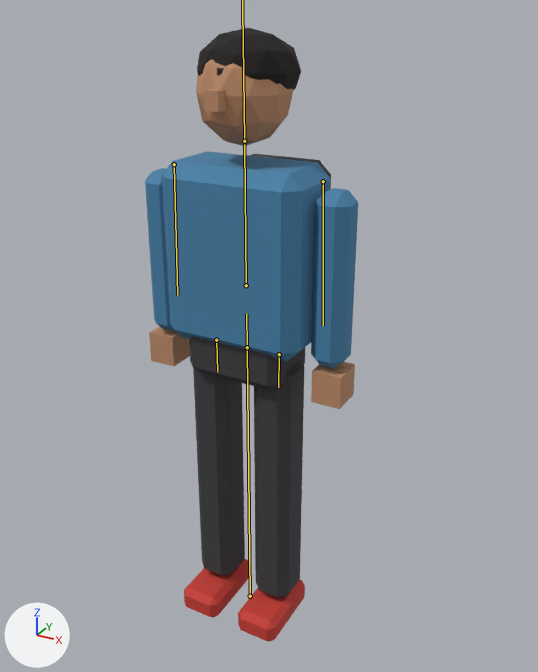
Before and after pictures for a commit that changed the glTF model public/assets/ped_slim.glb.
One viewpoint serves both versions: a 50 mm lens placed at (1.05, -1.78, 1.92), pointed at (-0.1, 0.31, 0.87). Every picture has the same lights, and +X, +Y and +Z are marked at lower left. The older version comes first. The bones that bend it are drawn over the model as lines.

Objects in the first picture: 'ped_slim_arm.L', 'ped_slim_arm.R', 'ped_slim_backpack', 'ped_slim_hair', 'ped_slim_hand.L', 'ped_slim_hand.R', 'ped_slim_head', 'ped_slim_leg.L', 'ped_slim_leg.R', 'ped_slim_nose', 'ped_slim_pelvis', 'ped_slim_shoe.L', 'ped_slim_shoe.R', 'ped_slim_torso'.
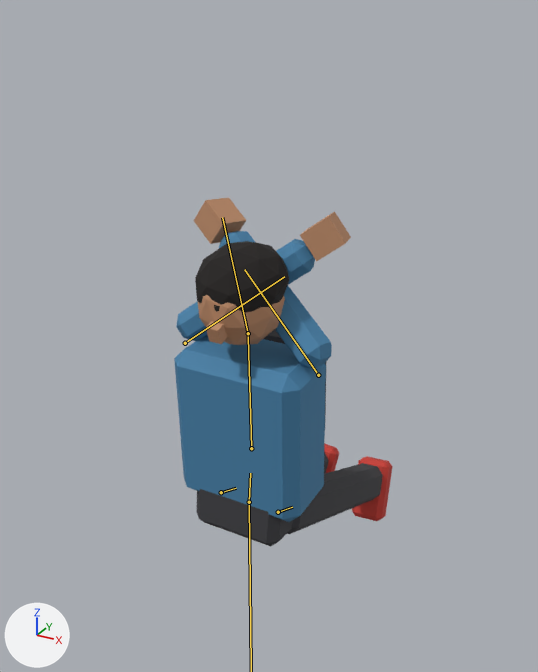
The newer file adds an action. The first version stands in its rest pose; the second is drawn at frame 12 of the action 'Arrested'.

Changed parts and their boxes (x1, y1, x2, y2) in the pictures (538 x 672 px):
'ped_slim_torso', posed (10% narrower, 11% shorter)
    before: (162, 151, 331, 362)
    after: (174, 334, 326, 522)
'ped_slim_leg.L', posed
    before: (254, 361, 304, 598)
    after: (287, 463, 383, 534)
'ped_slim_arm.L', posed (138% wider, 24% shorter)
    before: (311, 188, 358, 369)
    after: (219, 231, 332, 368)
'ped_slim_hair', posed
    before: (197, 28, 301, 90)
    after: (195, 241, 290, 312)
'ped_slim_leg.R', posed (mostly hidden afterwards)
    before: (193, 368, 245, 576)
    after: (324, 452, 329, 474)
'ped_slim_head', posed
    before: (196, 60, 293, 146)
    after: (198, 295, 285, 345)
'ped_slim_pelvis', posed
    before: (189, 336, 305, 391)
    after: (196, 489, 293, 546)
'ped_slim_arm.R', posed
    before: (145, 168, 174, 331)
    after: (176, 239, 315, 341)
'ped_slim_shoe.L', posed
    before: (238, 580, 305, 642)
    after: (352, 456, 392, 521)
'ped_slim_hand.L', posed (18% wider)
    before: (311, 362, 355, 409)
    after: (194, 198, 246, 244)
'ped_slim_hand.R', posed
    before: (149, 326, 190, 366)
    after: (300, 211, 351, 261)
'ped_slim_shoe.R', posed
    before: (184, 559, 251, 618)
    after: (324, 443, 339, 473)
'ped_slim_nose', posed
    before: (204, 89, 226, 112)
    after: (206, 321, 228, 344)
'ped_slim_backpack', posed (mostly hidden)
    before: (249, 154, 331, 189)
    after: (264, 329, 326, 415)
bone 'hips', root to tip
    before: (247, 347) to (246, 313)
    after: (249, 502) to (250, 473)
bone 'chest', root to tip
    before: (246, 285) to (244, 144)
    after: (251, 448) to (248, 336)
bone 'arm.L', root to tip
    before: (323, 181) to (323, 325)
    after: (318, 375) to (244, 269)
bone 'arm.R', root to tip
    before: (174, 164) to (177, 295)
    after: (185, 343) to (284, 276)
bone 'leg.L', root to tip
    before: (279, 354) to (278, 387)
    after: (278, 512) to (292, 507)
bone 'leg.R', root to tip
    before: (216, 340) to (217, 372)
    after: (221, 492) to (236, 488)

The edits, one by one:
Bone 'root' (bone_root) moves from (0.0, 0.0, 0.0) to (0.0, -0.57, 0.0).
Bone 'hips' (bone_hips) turns from (0, 0, 0) to (-6, 0, 0) degrees about its own x, y and z.
Bone 'chest' (bone_chest) turns from (0, 0, 0) to (8, 0, 0) degrees about its own x, y and z.
Bone 'arm.L' (bone_arm_l) turns from (0, 0, 0) to (166, 0, -50) degrees about its own x, y and z.
Bone 'arm.R' (bone_arm_r) turns from (0, 0, 0) to (166, 0, 50) degrees about its own x, y and z.
Bone 'head' (bone_head) turns from (0, 0, 0) to (16, 0, 0) degrees about its own x, y and z.
Bone 'leg.L' (bone_leg_l) turns from (0, 0, 0) to (72, 0, -4) degrees about its own x, y and z.
Bone 'leg.R' (bone_leg_r) turns from (0, 0, 0) to (72, 0, 4) degrees about its own x, y and z.
